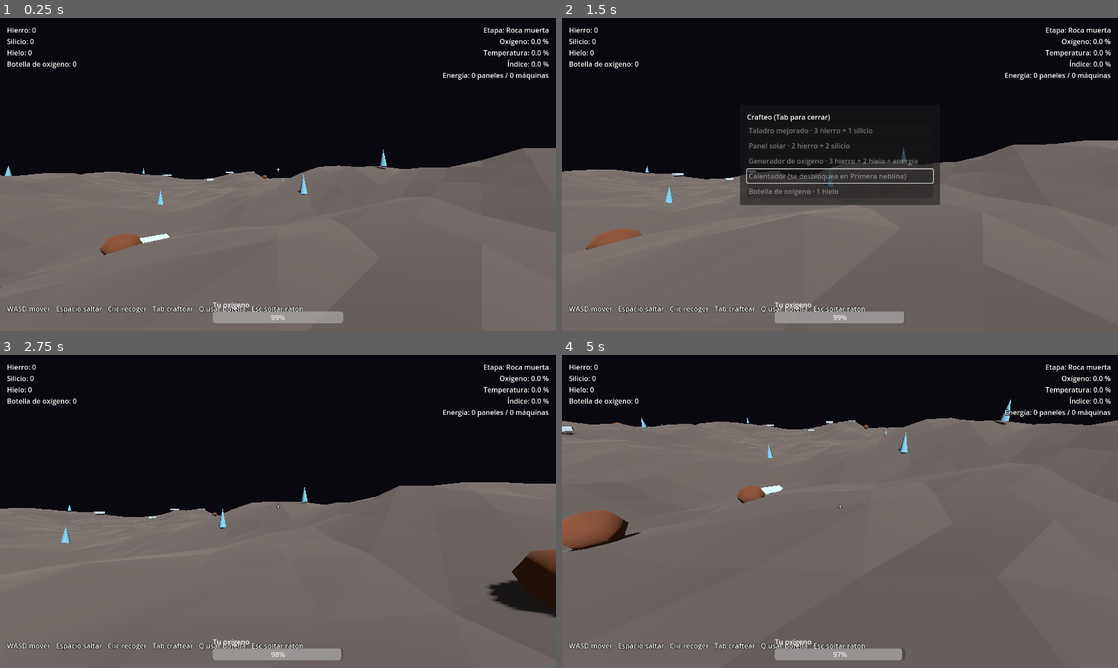
Above: before the commit, frames 1-4 (two rows, left to right).
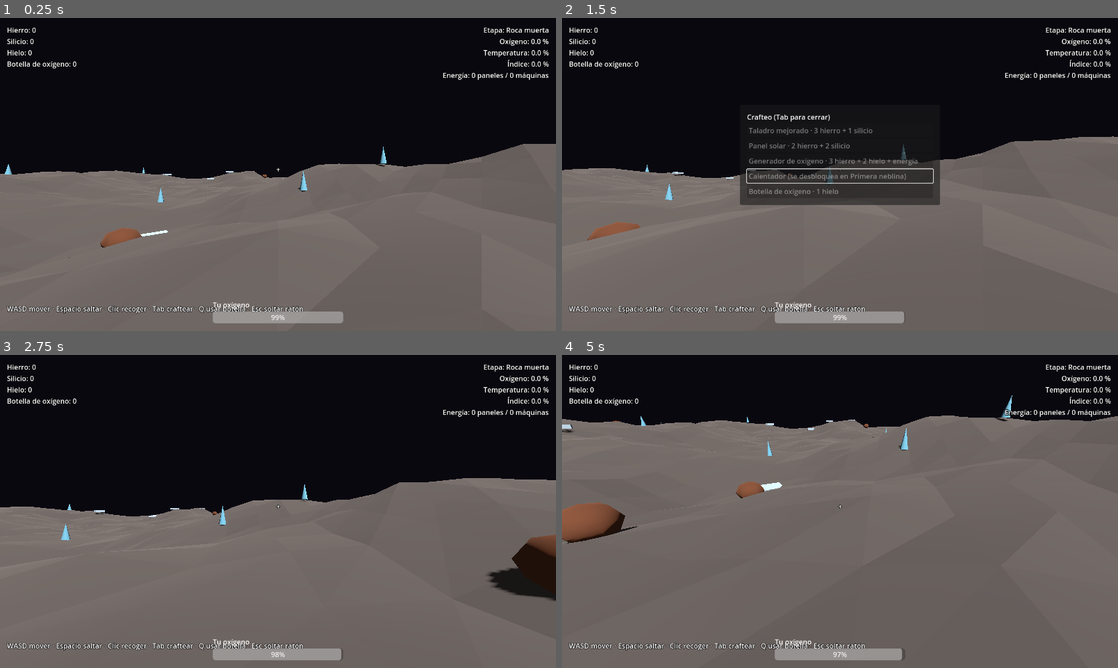
Above: after the commit, the same moments.

Repository: johnlobo/planetform
Game: Godot game, scene res://scenes/main.tscn
The game is run twice, just before and just after one commit, with the same random seed, the same clock (stepped at 60 frames per second) and the same inputs.
Inputs (mouse positions are in pixels of both pictures, inside the frame that each line leads up to):
- Up to frame 1 (0.25 s): no input
- Up to frame 2 (1.5 s): move the mouse to (867, 174) at 0.52 s; hold W (move_forward) 0.53-1.28 s; hold Tab (craft) 0.53-1.28 s; click (867, 174) at 0.67 s; tap Space (jump) at 0.77 s; tap Enter at 1.25 s; move the mouse to (728, 190) at 1.27 s; hold S (move_back) from 1.28 s (still down); tap Q (use_bottle) at 1.35 s; click (728, 190) at 1.42 s
- Up to frame 3 (2.75 s): tap Space (jump) at 1.52, 2 s; move the mouse to (333, 442) at 2.02 s; release S (move_back) at 2.03 s; hold D (move_right) from 2.03 s (still down); tap C at 2.1 s; click (333, 442) at 2.17 s
- Up to frame 4 (5 s): move the mouse to (834, 517) at 2.77 s; release D (move_right) at 2.78 s; hold W (move_forward) 2.78-3.53 s; tap Tab (craft) at 2.85 s; click (834, 517) at 2.92 s; tap Space (jump) at 3.02, 3.77, 4.25, 4.52 s; tap Enter at 3.5 s; move the mouse to (1006, 558) at 3.52 s; hold Q (use_bottle) 3.53-4.28 s; hold A (move_left) from 3.53 s (still down); click (1006, 558) at 3.67 s; move the mouse to (673, 464) at 4.27 s; tap C at 4.35 s; click (673, 464) at 4.42 s

The runs differ from the first frame. In frame 1, 1.2% of the frame differs, in the area x 0-100%, y 40-86%; in frame 2, 1.1%; in frame 3, 2.2%, in the area x 0-100%, y 39-84%; in frame 4, 1.9%.

Commit message:
Bajar la cámara y recoger cada depósito con un solo clic
La cámara pasa de 1,6 m a 1,35 m. Un clic recoge el depósito entero
(el taladro mejorado duplica lo recogido) y aparece un aviso con lo
obtenido. Las etiquetas y la barra de oxígeno ignoran el ratón.

Co-Authored-By: Claude Opus 5.5 (1M context) <noreply@anthropic.com>
Claude-Session: https://claude.ai/code/session_01CcGUtJbb7KWHGQ7V5qhPzi

Diff:
--- a/scripts/hud.gd
+++ b/scripts/hud.gd
@@ -38,12 +38,14 @@
 	oxygen_box.set_anchors_and_offsets_preset(Control.PRESET_CENTER_BOTTOM)
 	oxygen_box.position += Vector2(-150, -72)
 	oxygen_box.custom_minimum_size = Vector2(300, 0)
+	oxygen_box.mouse_filter = Control.MOUSE_FILTER_IGNORE
 	var oxygen_title := Label.new()
 	oxygen_title.text = "Tu oxígeno"
 	oxygen_box.add_child(oxygen_title)
 	oxygen_bar = ProgressBar.new()
 	oxygen_bar.max_value = Game.PLAYER_O2_MAX
 	oxygen_bar.custom_minimum_size = Vector2(300, 20)
+	oxygen_bar.mouse_filter = Control.MOUSE_FILTER_IGNORE
 	oxygen_box.add_child(oxygen_bar)
 	add_child(oxygen_box)
 
@@ -76,6 +78,8 @@
 
 func _label(preset: int, offset: Vector2) -> Label:
 	var label := Label.new()
+	# Ninguna etiqueta debe quedarse con los clics destinados al juego.
+	label.mouse_filter = Control.MOUSE_FILTER_IGNORE
 	label.set_anchors_and_offsets_preset(preset)
 	label.position += offset
 	label.add_theme_color_override("font_outline_color", Color.BLACK)
--- a/scripts/player.gd
+++ b/scripts/player.gd
@@ -16,13 +16,13 @@
 	var shape := CollisionShape3D.new()
 	var capsule := CapsuleShape3D.new()
 	capsule.radius = 0.4
-	capsule.height = 1.8
+	capsule.height = 1.6
 	shape.shape = capsule
-	shape.position.y = 0.9
+	shape.position.y = 0.8
 	add_child(shape)
 
 	camera = Camera3D.new()
-	camera.position.y = 1.6
+	camera.position.y = 1.35
 	camera.far = 300.0
 	add_child(camera)
 	camera.make_current()
@@ -98,6 +98,7 @@
 		var amount: int = target.harvest(2 if Game.has_drill else 1)
 		if amount > 0:
 			Game.add_item(target.resource_type, amount)
+			Game.message.emit("+%d %s" % [amount, Game.RESOURCE_NAMES[target.resource_type]])
 
 
 func _on_suffocated() -> void:
--- a/scripts/resource_node.gd
+++ b/scripts/resource_node.gd
@@ -26,13 +26,13 @@
 	return "%s (%d) · clic para recoger" % [Game.RESOURCE_NAMES[resource_type], amount]
 
 
-func harvest(power: int) -> int:
+# Un clic recoge el depósito entero; el taladro mejorado multiplica lo recogido.
+func harvest(multiplier: int) -> int:
 	if amount <= 0:
 		return 0
-	var taken := mini(power, amount)
-	amount -= taken
-	if amount <= 0:
-		_deplete()
+	var taken := amount * multiplier
+	amount = 0
+	_deplete()
 	return taken
 
 
